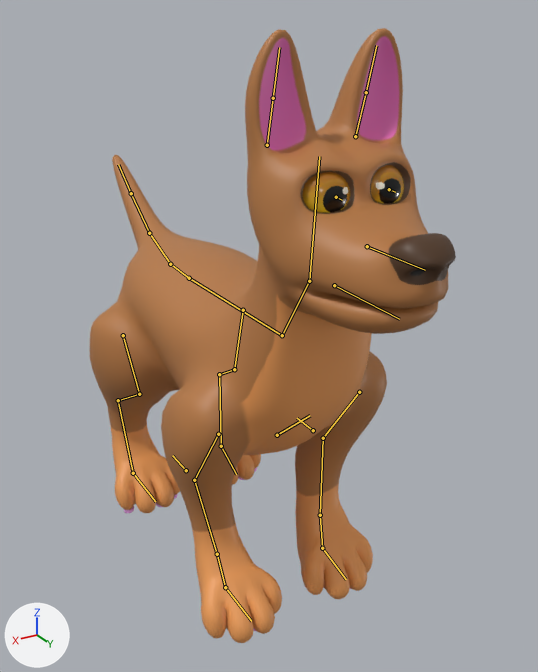
The Blender file Assets/Art/Models/Player/Rigged Dog/TheFoxDog (FK IK WP) (editedRig).blend as it was, and as the next commit left it.
Both versions are drawn from a 50 mm camera at (4.3, 8.27, 6.31) aimed at (-0.41, 0.41, 2.38). The lights are fixed; the arrows at lower left show +X, +Y and +Z. The older version comes first. The bones that bend it are drawn over the model as lines.

Names of what the first picture shows: 'DogBody', 'Eyes', 'Paws.001'.
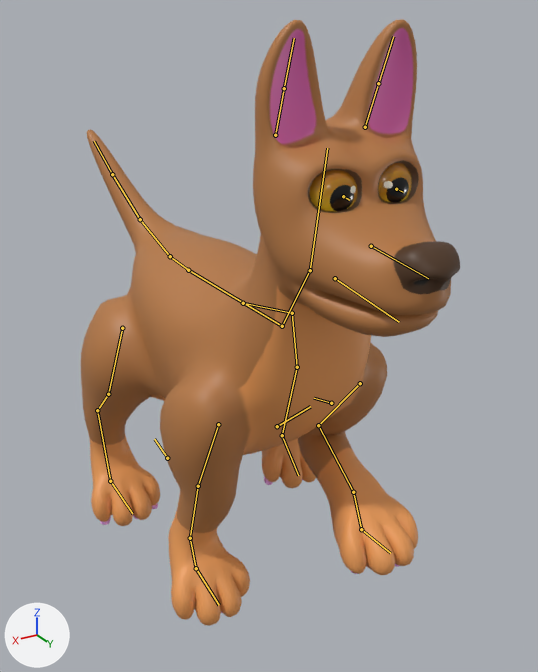
The newer file adds an action. The first version stands in its rest pose; the second is drawn at frame 50 of the action 'DogWalkFourLegged'.

Edits to the bpy script that builds the scene:
```text
Change bone_spine:
    where bone_spine = bpy.data.objects['Armature'].pose.bones['Spine']  # child of 'Root'
    bone_spine.location: (0.0, 0.0, 0.0) -> (0.0, 0.0, 0.12)
Change bone_tail:
    where bone_tail = bpy.data.objects['Armature'].pose.bones['Tail']  # child of 'Pelvis'
    bone_tail.rotation_quaternion: (1.0, 0.0, 0.0, 0.0) -> (0.988, 0.136, 0.012, 0.067)  # degrees (0, 0, 0) -> degrees (16, 0, 8)
Change bone_head:
    where bone_head = bpy.data.objects['Armature'].pose.bones['Head']  # child of 'Neck'
    bone_head.rotation_quaternion: (1.0, 0.0, 0.0, 0.0) -> (0.999, -0.027, 0.0, -0.043)  # degrees (0, 0, 0) -> degrees (-3, 0, -5)
Change bone_hand_001_l_001:
    where bone_hand_001_l_001 = bpy.data.objects['Armature'].pose.bones['Hand.001.L.001']  # child of 'Root'
    bone_hand_001_l_001.location: (0.0, 0.0, 0.0) -> (0.86, 0.88, 0.19)
    bone_hand_001_l_001.rotation_quaternion: (1.0, 0.0, 0.0, 0.0) -> (0.992, 0.019, 0.008, -0.126)  # degrees (0, 0, 0) -> degrees (2, 1, -15)
Change bone_target_elbow_l:
    where bone_target_elbow_l = bpy.data.objects['Armature'].pose.bones['target.Elbow.L']  # child of 'Hand.001.L.001'
    bone_target_elbow_l.location: (0.0, 0.0, 0.0) -> (0.01, 0.0, -0.03)
Change bone_foot_l_001:
    where bone_foot_l_001 = bpy.data.objects['Armature'].pose.bones['Foot.L.001']  # child of 'Root'
    bone_foot_l_001.location: (0.0, 0.0, 0.0) -> (0.97, 1.27, 0.11)
    bone_foot_l_001.rotation_quaternion: (1.0, 0.0, 0.0, 0.0) -> (0.987, 0.074, -0.019, 0.14)  # degrees (0, 0, 0) -> degrees (8, -3, 16)
Change bone_target_heel_l:
    where bone_target_heel_l = bpy.data.objects['Armature'].pose.bones['target.Heel.L']  # child of 'Foot.L.001'
    bone_target_heel_l.location: (0.0, 0.0, 0.0) -> (0.04, 0.0, 0.09)
Change bone_hand_001_r_001:
    where bone_hand_001_r_001 = bpy.data.objects['Armature'].pose.bones['Hand.001.R.001']  # child of 'Root'
    bone_hand_001_r_001.location: (0.0, 0.0, 0.0) -> (-0.01, -0.56, 0.15)
    bone_hand_001_r_001.rotation_quaternion: (1.0, 0.0, 0.0, 0.0) -> (0.996, -0.013, 0.005, -0.087)  # degrees (0, 0, 0) -> degrees (-2, 0, -10)
Change bone_foot_r_001:
    where bone_foot_r_001 = bpy.data.objects['Armature'].pose.bones['Foot.R.001']  # child of 'Root'
    bone_foot_r_001.location: (0.0, 0.0, 0.0) -> (-0.19, -0.03, 0.35)
    bone_foot_r_001.rotation_quaternion: (1.0, 0.0, 0.0, 0.0) -> (0.996, 0.025, 0.006, -0.047)  # degrees (0, 0, 0) -> degrees (3, 1, -5)
Change bone_target_heel_r:
    where bone_target_heel_r = bpy.data.objects['Armature'].pose.bones['target.Heel.R']  # child of 'Foot.R.001'
    bone_target_heel_r.location: (0.0, 0.0, 0.0) -> (-0.07, 0.0, 0.14)
```

Pixel boxes [x1, y1, x2, y2] of what changed, in the pictures (538 x 672 px):
'DogBody', posed: before [90, 28, 456, 643]; after [81, 19, 460, 626]
'Eyes', posed: before [303, 165, 404, 213]; after [309, 163, 412, 211]
'Paws.001', posed (mostly hidden): before [124, 467, 257, 513]; after [100, 476, 303, 525]
'Paws', posed (not visible before): after [221, 564, 399, 613]
bone 'Spine', root to tip: before (189, 278) to (282, 335); after (188, 270) to (282, 326)
bone 'Tail', root to tip: before (170, 264) to (149, 233); after (170, 256) to (140, 219)
bone 'Head', root to tip: before (309, 281) to (319, 156); after (310, 270) to (327, 148)
bone 'target.Elbow.L', root to tip: before (313, 430) to (297, 418); after (331, 403) to (314, 398)
